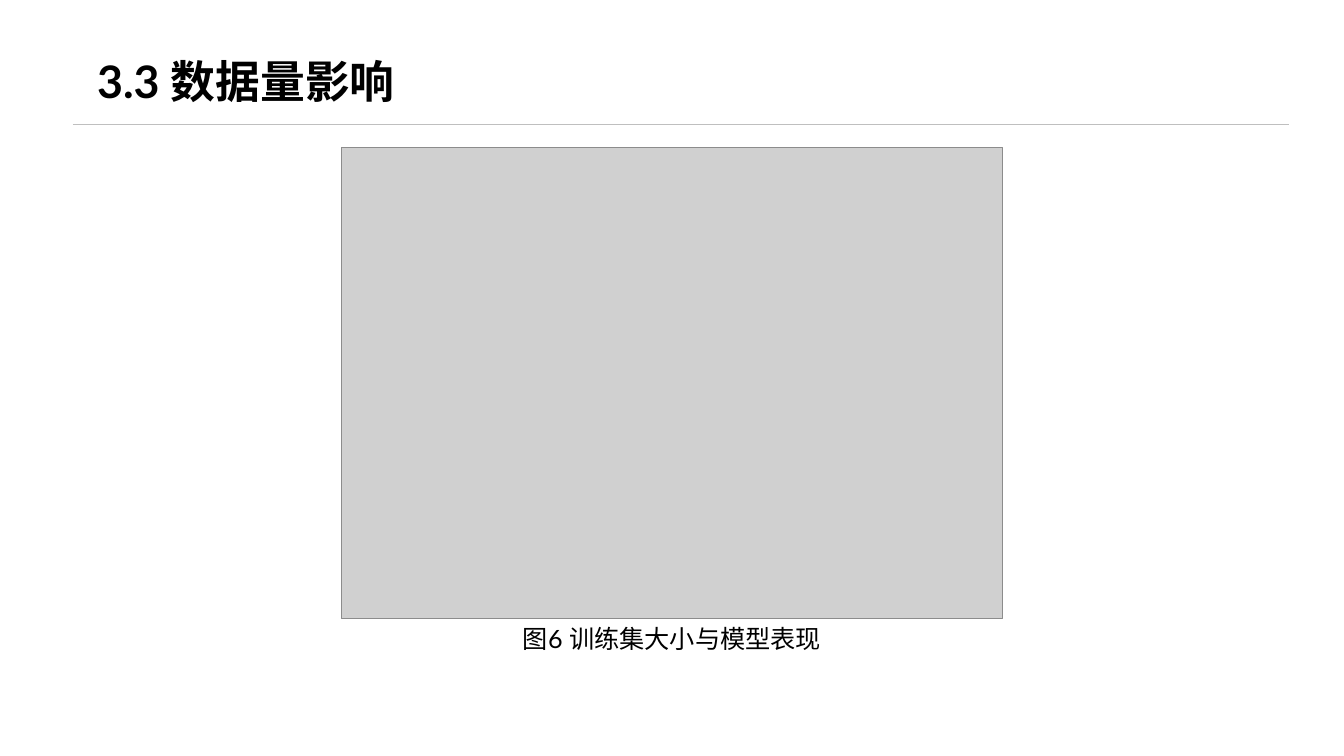
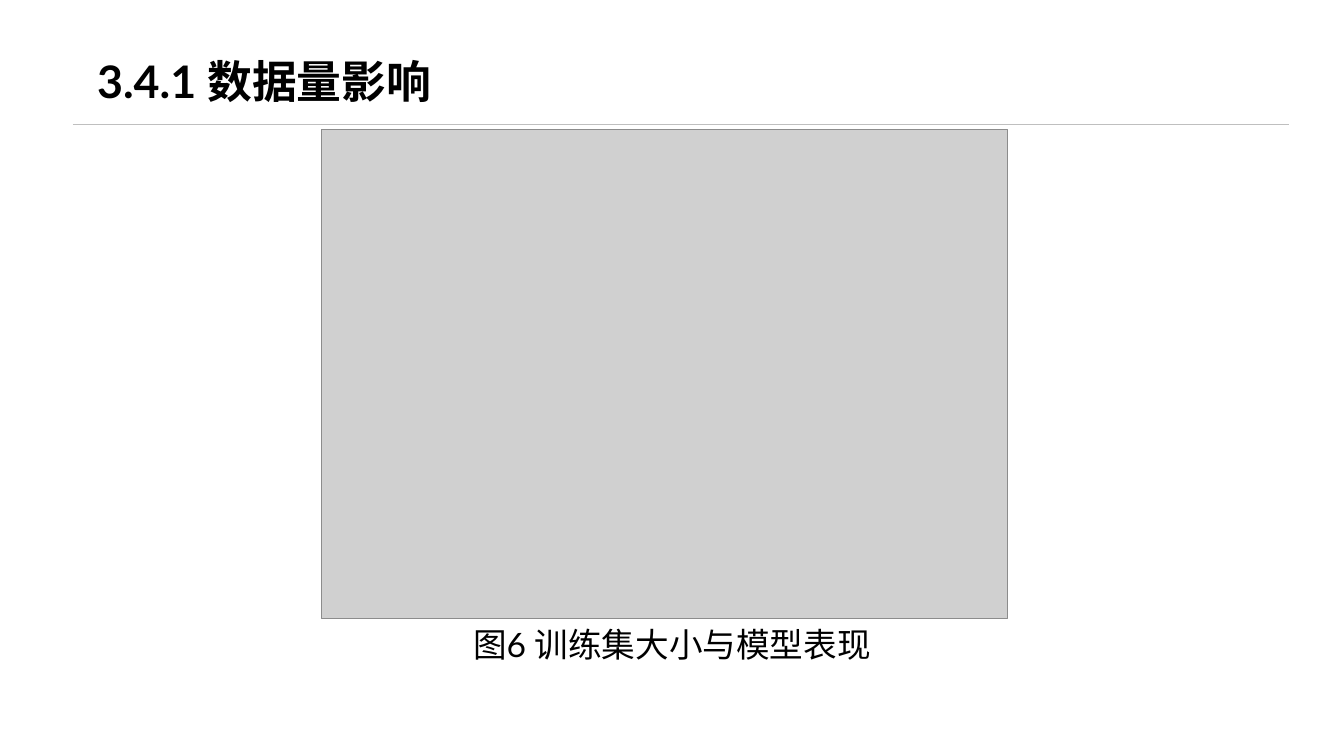
Before and after one commit to KiyoshiMu/Survival-Analysis-by-Breast-Cancer-Slides, a slide deck: slide 13 of data/pre.pptx (slide 11 before the commit). Drawn at 1344x756 pixels with LibreOffice and Linux fonts; fonts in the diff are those of the drawing; grey boxes stand for pictures; background and template pictures are left out. Boxes give left, top, right and bottom in pixels: in the first picture for what was removed or moved away, otherwise in the second. Text is boxed around its words. In the diff, an @@ line names an element or a change of style, - is before the commit and + after.

```diff
--- a/data/pre.pptx
+++ b/data/pre.pptx
@@ text at (97, 60, 431, 102): text changed @@
-3.3 数据量影响
+3.4.1 数据量影响
@@ picture: place and size @@
-picture at (342, 147, 1003, 619)
+picture at (322, 129, 1007, 618)
@@ text "图6 训练集大小与模型表现" at (473, 628, 871, 660): size 18 to 24 pt @@
```
Also in this commit, not shown: 11 other slides changed, 3 slides added.
